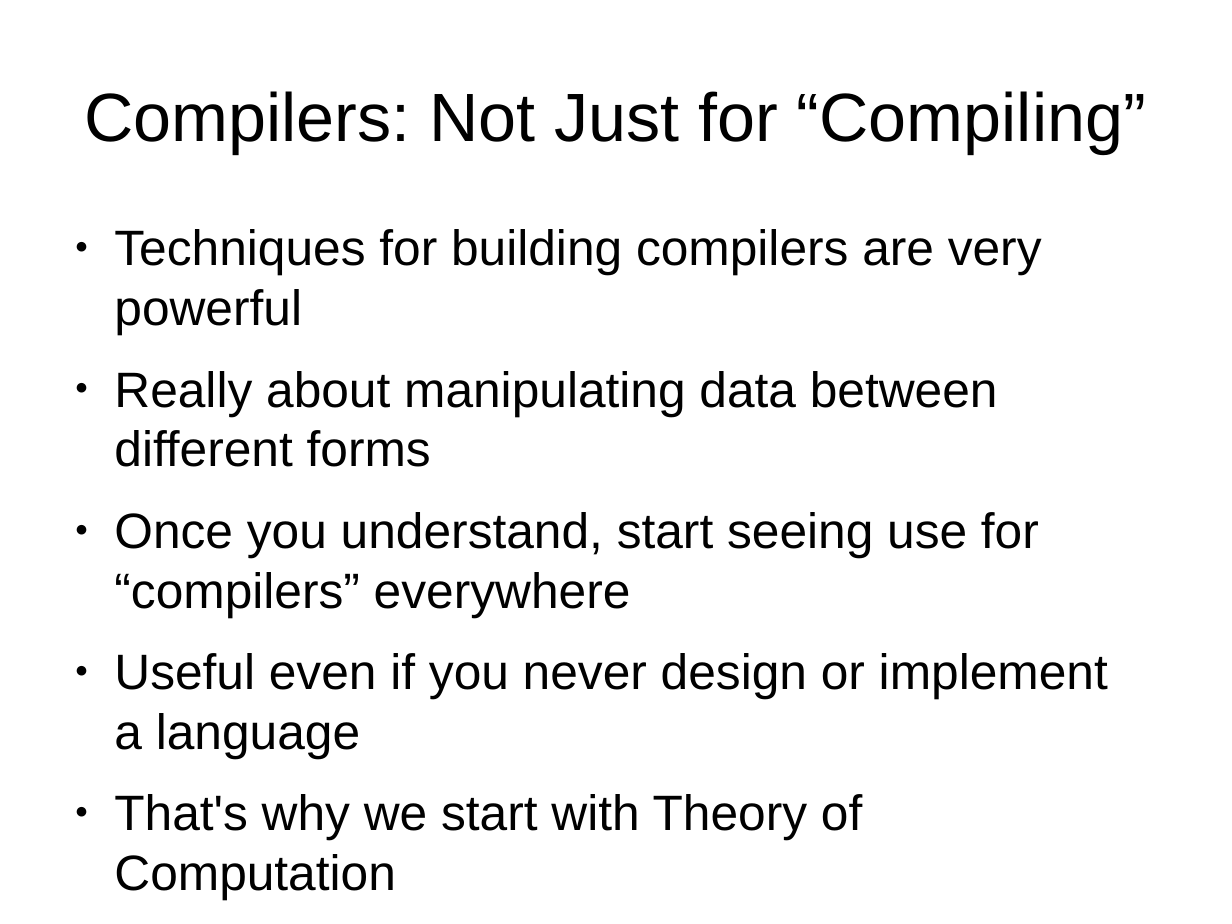
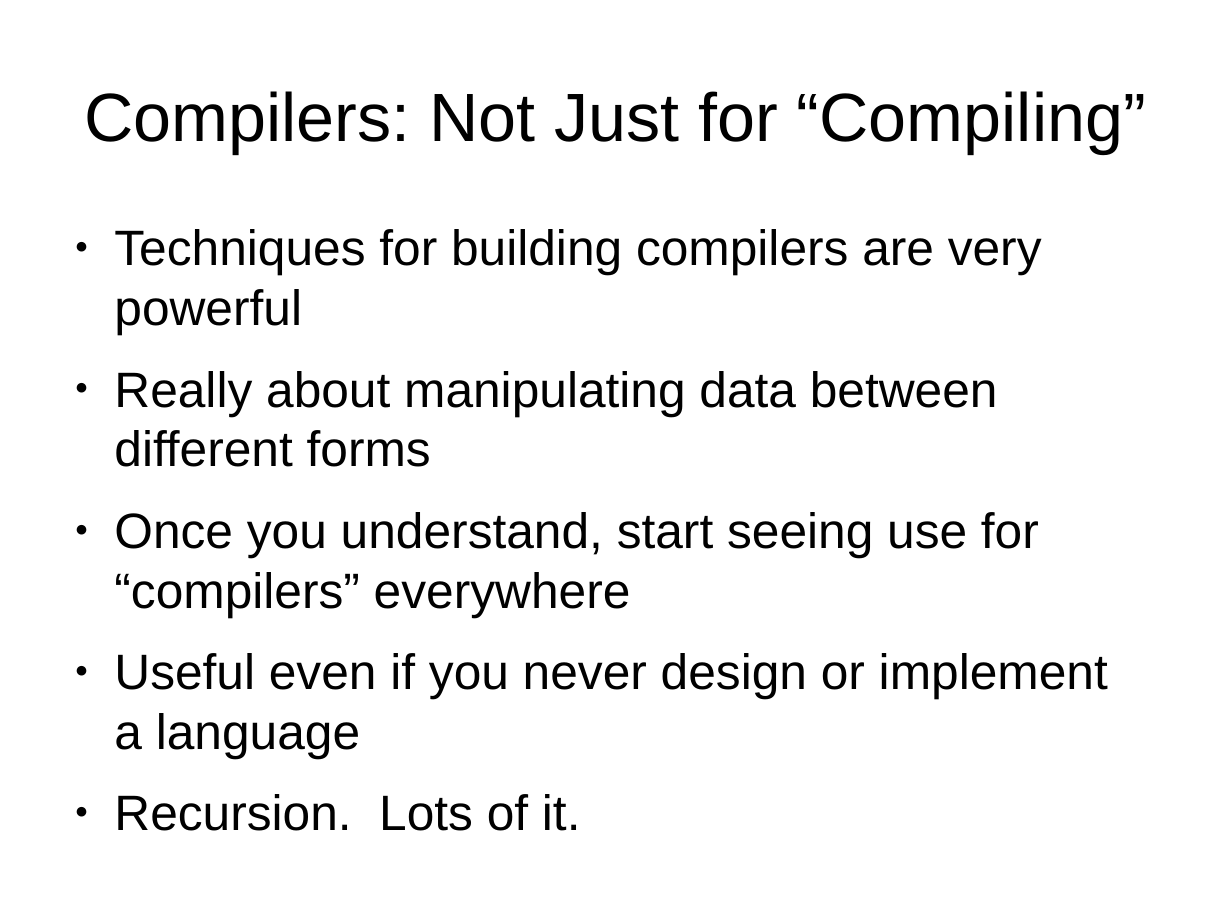
Before and after one commit to frezik/parsing-talk, a slide deck: slide 3 of presentation/parsing_talk.odp. Drawn at 1232x924 pixels with LibreOffice and Linux fonts; fonts in the diff are those of the drawing. Boxes give left, top, right and bottom in pixels: in the first picture for what was removed or moved away, otherwise in the second. Text is boxed around its words. In the diff, an @@ line names an element or a change of style, - is before the commit and + after.

```diff
--- a/presentation/parsing_talk.odp
+++ b/presentation/parsing_talk.odp
@@ text at (114, 794, 581, 831): text changed @@
-● That's why we start with Theory of Computation
+● Recursion. Lots of it.
```
Also in this commit, not shown: 6 other slides changed, 2 other files.
